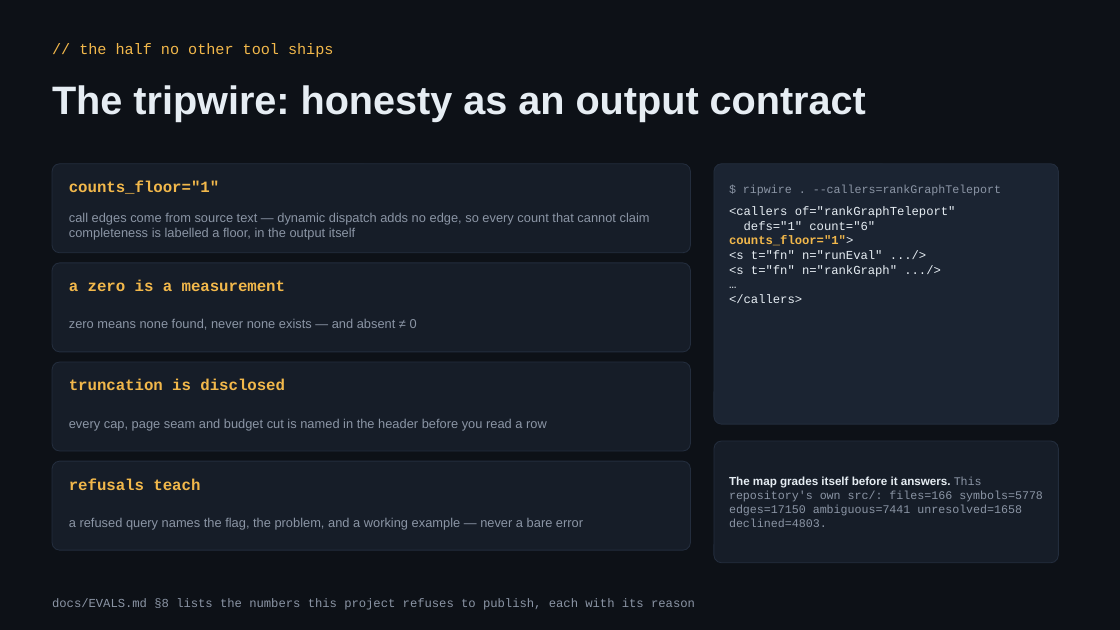
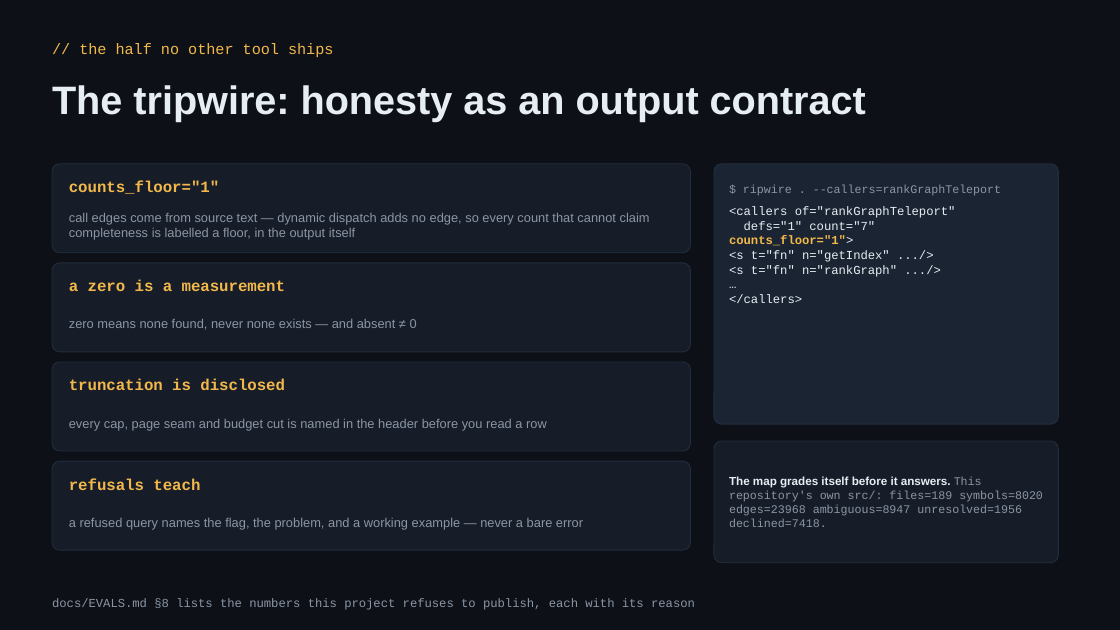
Before and after one commit to KilimcininKorOglu/ripwire, a slide deck: slide 24 of present/ripwire-showcase.pptx (slide 23 before the commit). Drawn at 1120x630 pixels with LibreOffice and Linux fonts; fonts in the diff are those of the drawing. Boxes give left, top, right and bottom in pixels: in the first picture for what was removed or moved away, otherwise in the second. Text is boxed around its words. In the diff, an @@ line names an element or a change of style, - is before the commit and + after.

```diff
--- a/present/ripwire-showcase.pptx
+++ b/present/ripwire-showcase.pptx
@@ text at [744, 221, 875, 230]: text changed @@
-defs="1" count="6"
+defs="1" count="7"
@@ text at [729, 250, 890, 262]: text changed @@
-<s t="fn" n="runEval" .../>
+<s t="fn" n="getIndex" .../>
@@ text at [729, 476, 1043, 527]: text changed @@
-The map grades itself before it answers. This repository's own src/: files=166 symbols=5778 edges=17150 ambiguous=7441 unresolved=1658 declined=4803.
+The map grades itself before it answers. This repository's own src/: files=189 symbols=8020 edges=23968 ambiguous=8947 unresolved=1956 declined=7418.
```
Also in this commit, not shown: 9 other slides changed, 2 slides added, 2 other files.
